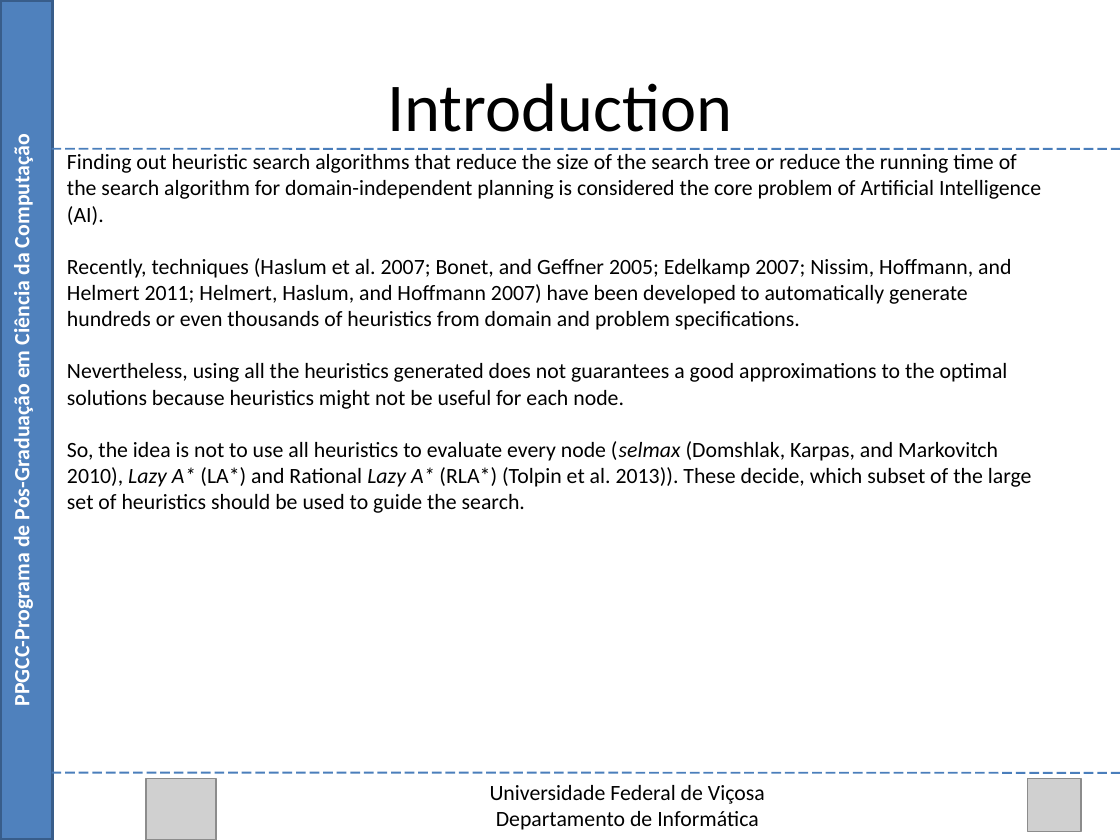
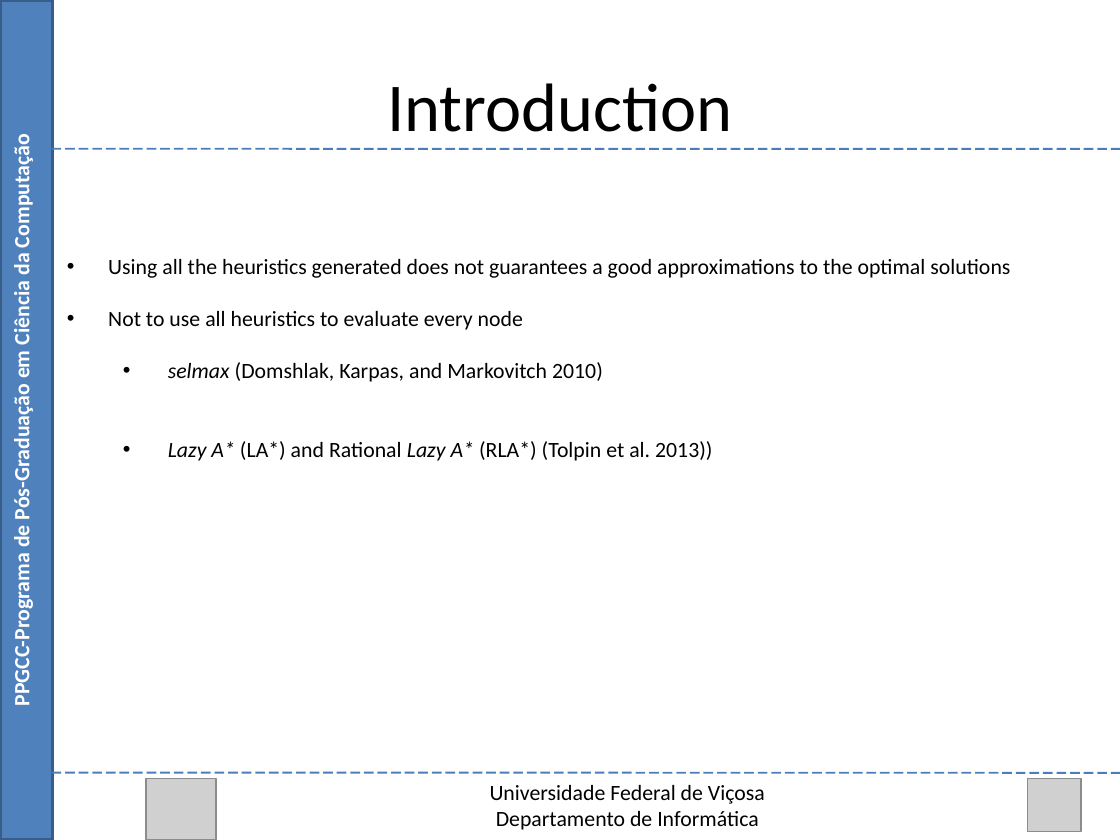
Before and after one commit to Marvinsky/research-marvin, a slide deck: slide 4 of latex/odp/selection heuristics.odp (slide 6 before the commit). Drawn at 1120x840 pixels with LibreOffice and Linux fonts; fonts in the diff are those of the drawing; grey boxes stand for pictures. Boxes give left, top, right and bottom in pixels: in the first picture for what was removed or moved away, otherwise in the second. Text is boxed around its words. In the diff, an @@ line names an element or a change of style, - is before the commit and + after.

```diff
--- a/latex/odp/selection heuristics.odp
+++ b/latex/odp/selection heuristics.odp
@@ text at <box>108,259,1010,461</box>: text changed @@
-Finding out heuristic search algorithms that reduce the size of the search tree or reduce the running time of the search algorithm for domain-independent planning is considered the core problem of Artificial Intelligence (AI).
-Recently, techniques (Haslum et al. 2007; Bonet, and Geffner 2005; Edelkamp 2007; Nissim, Hoffmann, and Helmert 2011; Helmert, Haslum, and Hoffmann 2007) have been developed to automatically generate hundreds or even thousands of heuristics from domain and problem specifications.
-Nevertheless, using all the heuristics generated does not guarantees a good approximations to the optimal solutions because heuristics might not be useful for each node.
-So, the idea is not to use all heuristics to evaluate every node (selmax (Domshlak, Karpas, and Markovitch 2010), Lazy A* (LA*) and Rational Lazy A* (RLA*) (Tolpin et al. 2013)). These decide, which subset of the large set of heuristics should be used to guide the search.
+• Using all the heuristics generated does not guarantees a good approximations to the optimal solutions
+• Not to use all heuristics to evaluate every node
+  • selmax (Domshlak, Karpas, and Markovitch 2010)
+  • Lazy A* (LA*) and Rational Lazy A* (RLA*) (Tolpin et al. 2013))
```
Also in this commit, not shown: 9 other slides changed, 8 slides removed, 3 other files.
